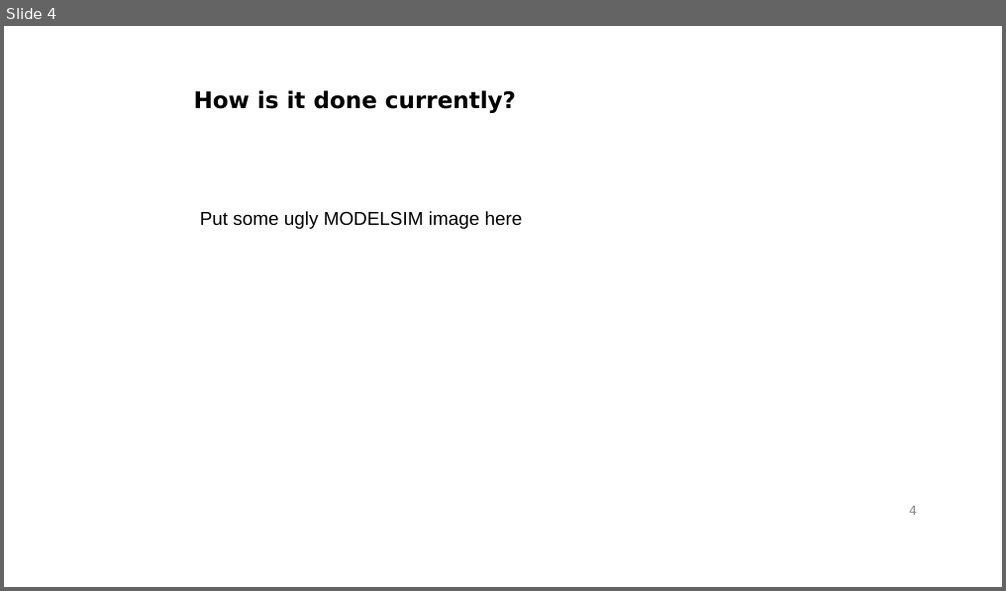
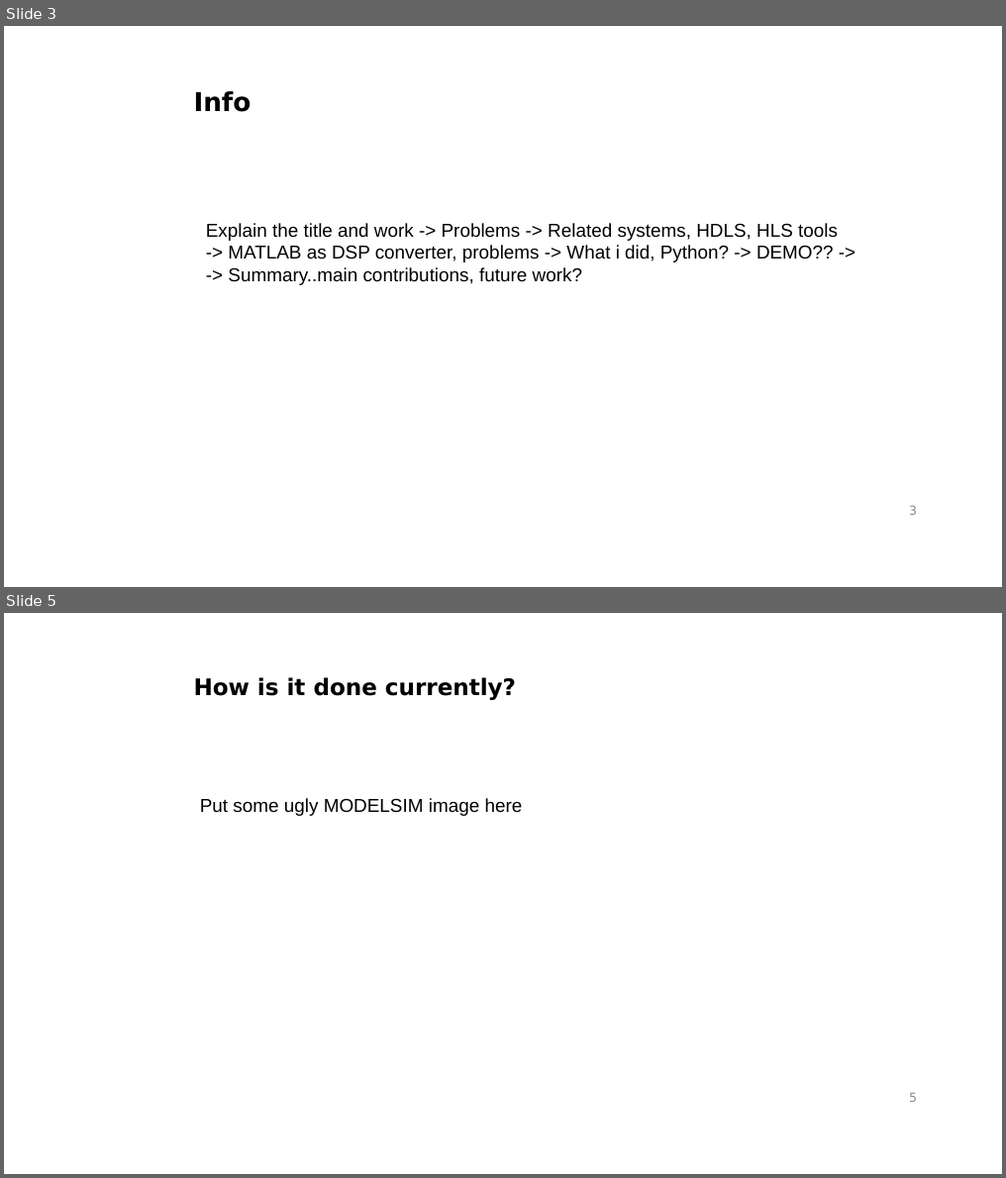
Before and after one commit to gasparka/thesis, a slide deck: presentation.odp. Shown one above the other, each under a label of ours: slide 4 before the commit, slides 3 and 5 after it; the slides between them are not shown. The pictures are 1006x591 and 1006x1178 pixels, drawn with LibreOffice and Linux fonts; fonts in the diff are those of the drawing; background and template pictures are left out. Boxes give left, top, right and bottom in pixels: in the first picture for what was removed or moved away, otherwise in the second. Text is boxed around its words. In the diff, an @@ line names an element or a change of style, - is before the commit and + after.

```diff
--- a/presentation.odp
+++ b/presentation.odp
@@ slide 3 added at <box>4,26,1002,587</box>, background #FFFFFF; not listed: 1 template element that a slide beside it also shows @@
@@ text added at <box>194,91,252,112</box>, 25 pt, text #000000, bold @@
+Info
@@ text added at <box>206,223,838,285</box>, 18 pt, text #000000 @@
+Explain the title and work -> Problems -> Related systems, HDLS, HLS tools
+-> MATLAB as DSP converter, problems -> What i did, Python? -> DEMO?? ->
+-> Summary..main contributions, future work?
@@ what was slide 4 is now slide 5 @@
@@ page number at <box>909,1093,917,1102</box>: text changed @@
-4
+5
```
Also in this commit, not shown: 3 slides changed, 4 other slides added, 2 slides removed.
